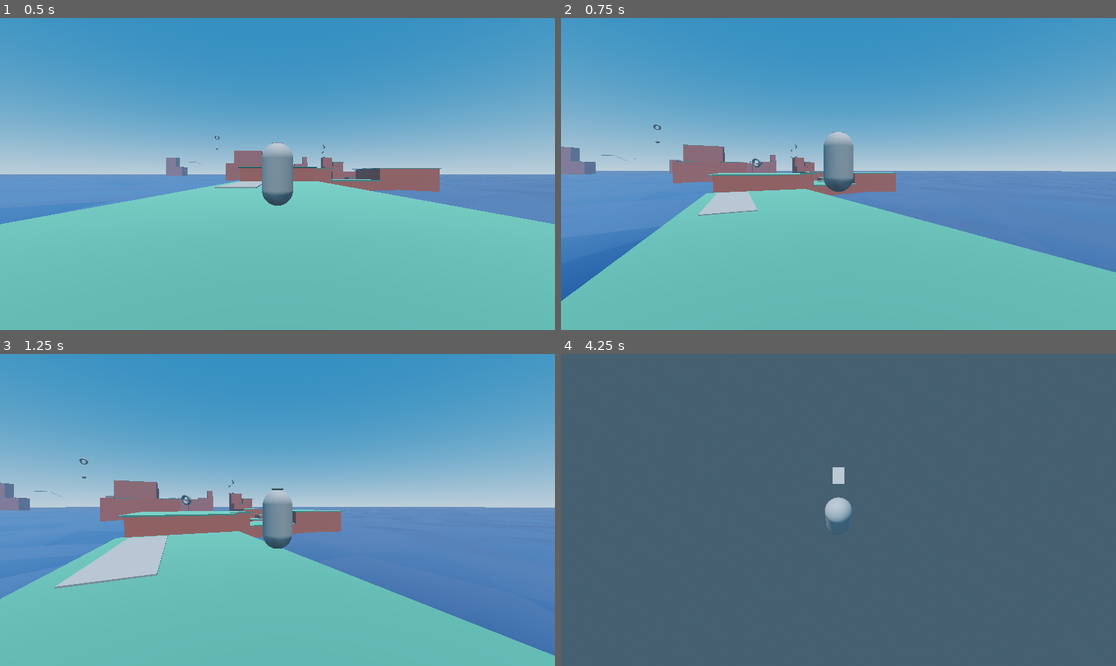
Above: before the commit, frames 1-4 (two rows, left to right).
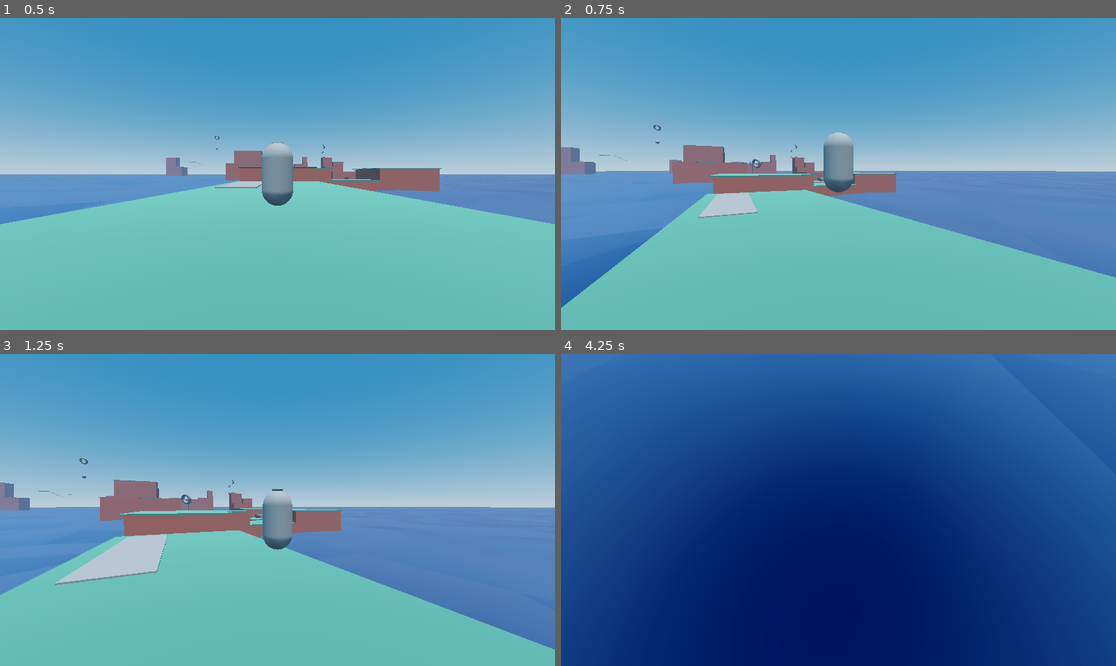
Above: after the commit, the same moments.

Repository: Nigel-Karunaratne/3DPlatformer_Godot4
Game: Godot game, scene res://level_scenes/ocean_1.tscn
The game is run twice, just before and just after one commit, with the same random seed, the same clock (stepped at 60 frames per second) and the same inputs. The project has no main scene, so this scene is started directly.
Inputs (mouse positions are in pixels of both pictures, inside the frame that each line leads up to):
- Up to frame 1 (0.5 s): no input
- Up to frame 2 (0.75 s): tap Enter at 0.5 s; move the mouse to (866, 174) at 0.52 s; hold W (move_forward) from 0.53 s (still down); hold Space (jump) from 0.53 s (still down)
- Up to frame 3 (1.25 s): keep holding W (move_forward); keep holding Space (jump)
- Up to frame 4 (4.25 s): keep holding W (move_forward); move the mouse to (810, 510) at 1.27 s; release Space (jump) at 1.28 s; tap R at 1.35 s; tap Space (jump) at 1.52, 1.55, 1.82, 3.02, 3.05, 3.32 s; move the mouse to (849, 503) at 2.02 s; hold Space (jump) 2.03-2.78 s; tap T at 2.1 s; move the mouse to (832, 516) at 2.77 s; tap F at 2.85 s; move the mouse to (877, 513) at 3.52 s; hold Space (jump) from 3.53 s (still down)

Frame 1 is identical in both runs. In frame 2, 1.5% of the frame differs, in the area x 0-100%, y 33-93%; in frame 3, 1.8%; in frame 4, 100%, in the area x 0-100%, y 0-100%.

Commit message:
Reworked jump input + Added Double Jump
now player cannot hold down jump button to jump forever

also player can now double jump, controlled by a variable can_double_jump. double jump has separate, lower jump velocity.

Diff:
--- a/scripts/player_move.gd
+++ b/scripts/player_move.gd
@@ -11,6 +11,7 @@
 const MAX_SPEED = 9
 const GRAVITY = 30
 const JUMP_VELOCITY = 12
+const DOUBLE_JUMP_VELOCITY = 10
 const ANGULAR_SPEED = TAU * 2.5
 
 const SHORT_HOP_MULTIPLIER = 0.5
@@ -23,6 +24,8 @@
 var influence_velocity_decay_grounded = 0.75
 var on_accel_pad = false
 
+var can_double_jump: bool = true
+
 # Input Processing variables
 var _move_axis = Vector3.ZERO
 var jump_pressed = false
@@ -32,10 +35,16 @@
 	var h = Input.get_axis("move_left", "move_right")
 	var v = Input.get_axis("move_back", "move_forward")
 	_move_axis = Vector3(h, 0, -v).normalized() # -Z is forward
-	jump_pressed = Input.is_action_pressed("jump")
+	# jump_pressed = Input.is_action_pressed("jump")
 
 
 func _unhandled_input(event):
+	# Jump Detection
+	if Input.is_action_just_pressed("jump"):
+		jump_pressed = true
+	else:
+		jump_pressed = false
+
 	# Short Hopping
 	if Input.is_action_just_released("jump") and is_currently_jumping and velocity.y > 0:
 		velocity.y *= SHORT_HOP_MULTIPLIER
@@ -67,13 +76,21 @@
 		velocity.y -= GRAVITY * delta
 	elif is_currently_jumping: # Landed back on ground
 		is_currently_jumping = false
+		can_double_jump = true
+
 
 	if is_on_floor():
-		if jump_pressed:
+		if jump_pressed and !is_currently_jumping:
 			velocity.y = JUMP_VELOCITY
 			is_currently_jumping = true
+			jump_pressed = false # so double jump doesn't trigger as well
 		# if not on_accel_pad and influence_velocity != Vector3.ZERO:
 		# 	influence_velocity = Vector3.ZERO
+
+	if jump_pressed and not is_on_floor() and can_double_jump:
+		velocity.y = DOUBLE_JUMP_VELOCITY
+		is_currently_jumping = true
+		can_double_jump = false
 
 
 
@@ -114,6 +131,7 @@
 
 	# print(Vector2(velocity.x, velocity.z).length())
 	print(influence_velocity)
+	# print(can_double_jump, "  jump_pressed: ", jump_pressed, "  is_currently_jumping: ", is_currently_jumping)
 	move_and_slide()
 
 func launch_player_spring(new_velocity: Vector3):
